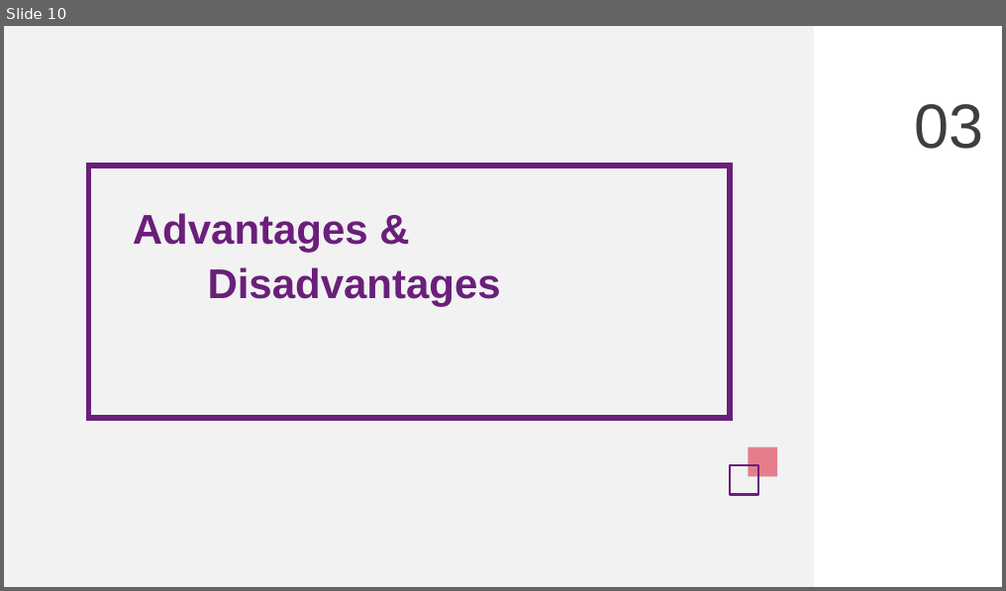
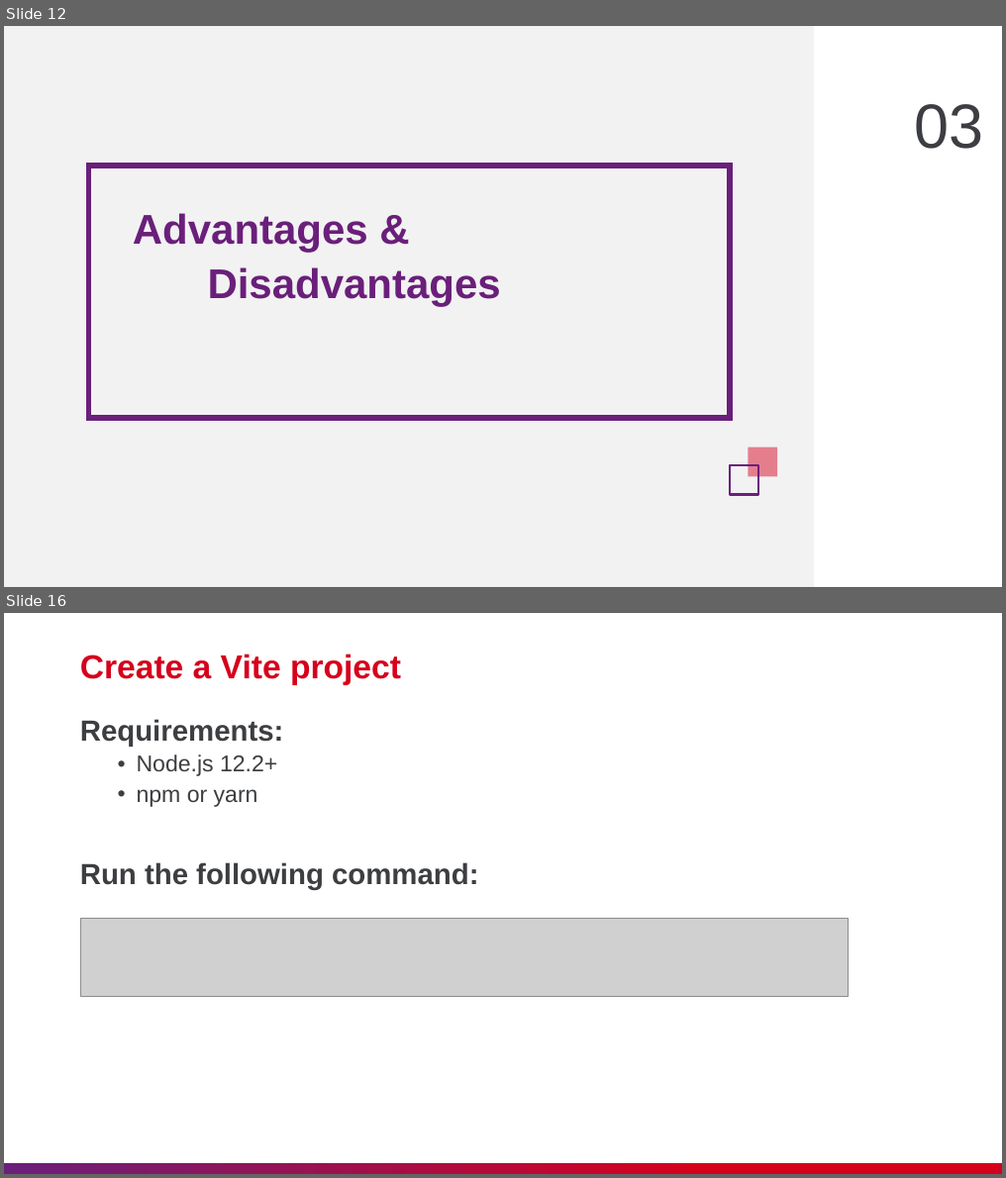
Before and after one commit to nashtech-garage/nodejs-vite-js_load_test, a slide deck: vite/slide/NT_Vitejs.pptx. Shown one above the other, each under a label of ours: slide 10 before the commit, slides 12 and 16 after it; the slides between them are not shown. The pictures are 1006x591 and 1006x1178 pixels, drawn with LibreOffice and Linux fonts; fonts in the diff are those of the drawing; grey boxes stand for pictures. Boxes give left, top, right and bottom in pixels: in the first picture for what was removed or moved away, otherwise in the second. Text is boxed around its words. In the diff, an @@ line names an element or a change of style, - is before the commit and + after.

```diff
--- a/vite/slide/NT_Vitejs.pptx
+++ b/vite/slide/NT_Vitejs.pptx
@@ slide 16 added at (x1=4, y1=613, x2=1002, y2=1174), background #FFFFFF @@
@@ title added at (x1=80, y1=654, x2=401, y2=685), 32 pt, text #D6001C, bold @@
+Create a Vite project
@@ text added at (x1=80, y1=719, x2=478, y2=890), 28 pt, text #3C3E41, bold @@
+Requirements:
+  • Node.js 12.2+
+  • npm or yarn
+Run the following command:
@@ picture added at (x1=81, y1=919, x2=848, y2=996) @@
@@ rectangle added at (x1=4, y1=1163, x2=1002, y2=1174), fill gradient #6A1F7A to #D6001C @@
@@ what was slide 10 is now slide 12 @@
```
Also in this commit, not shown: 1 slide changed, 10 other slides added, 4 other files.
